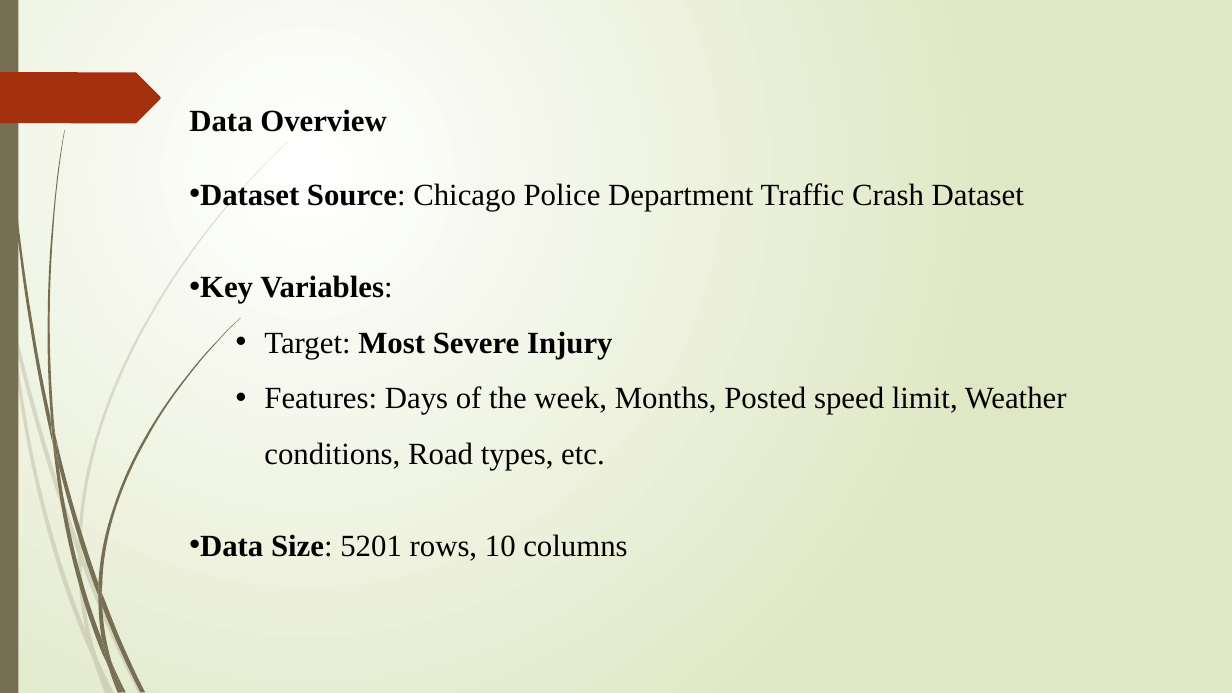
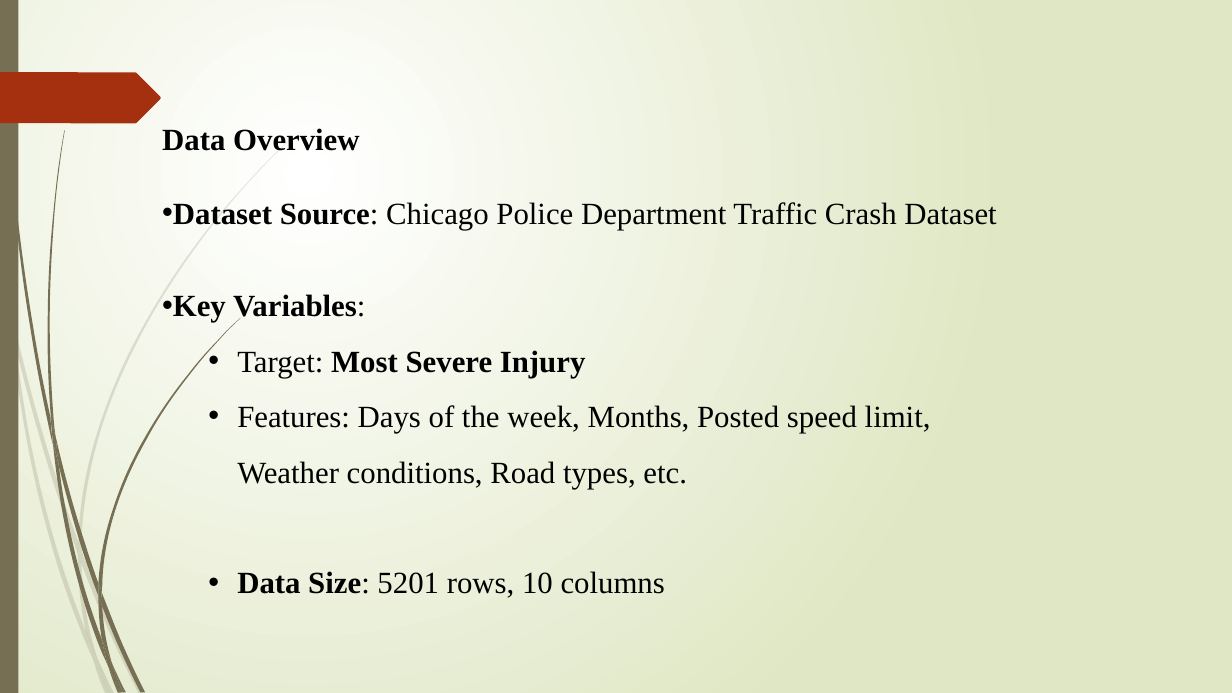
Before and after one commit to Angela-Mercy/Capstone-Two---Final-Presentation, a slide deck: slide 4 of Predicting Traffic Crashes in Chicago.pptx (slide 3 before the commit). Drawn at 1232x693 pixels with LibreOffice and Linux fonts; fonts in the diff are those of the drawing. Boxes give left, top, right and bottom in pixels: in the first picture for what was removed or moved away, otherwise in the second. Text is boxed around its words. In the diff, an @@ line names an element or a change of style, - is before the commit and + after.

```diff
--- a/Predicting Traffic Crashes in Chicago.pptx
+++ b/Predicting Traffic Crashes in Chicago.pptx
@@ text "Data Overview": place and size @@
-text "Data Overview" at <box>189,109,1067,561</box>
+text "Data Overview" at <box>162,128,996,598</box>
@@ text at <box>237,571,665,598</box>: list level 1 to 2 in "Data Size: 5201 rows, 10 ..."; line spacing 1 to 1.5 @@
```
Also in this commit, not shown: 1 other slide changed, 6 slides added, 4 slides removed.
